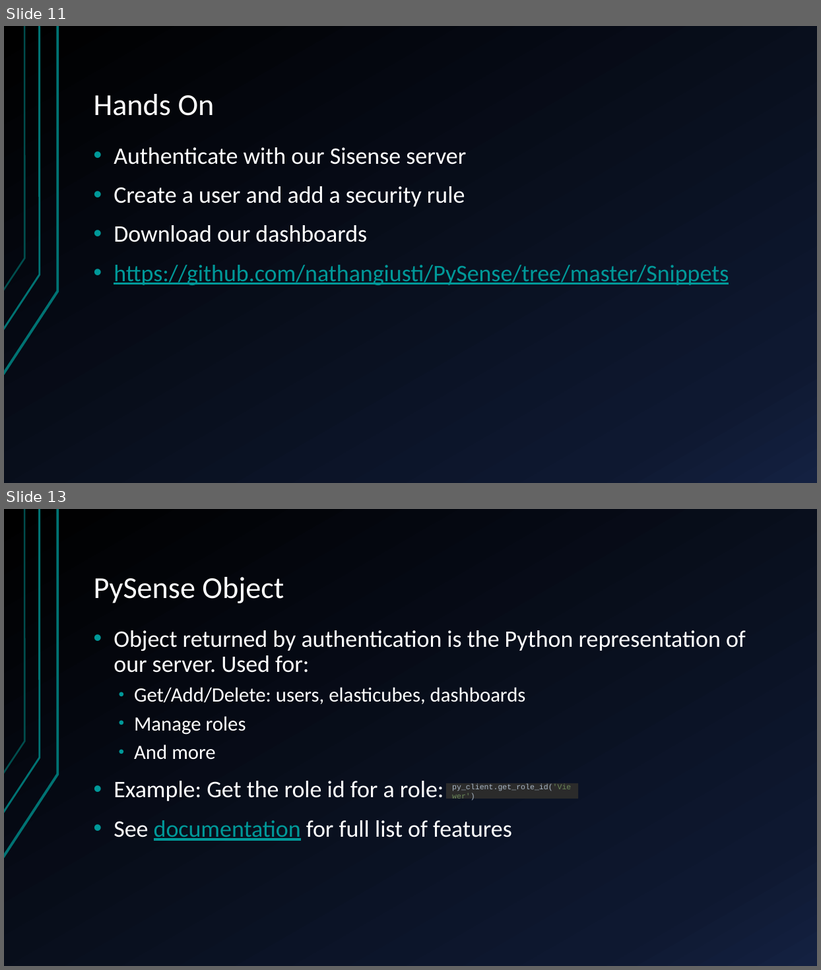
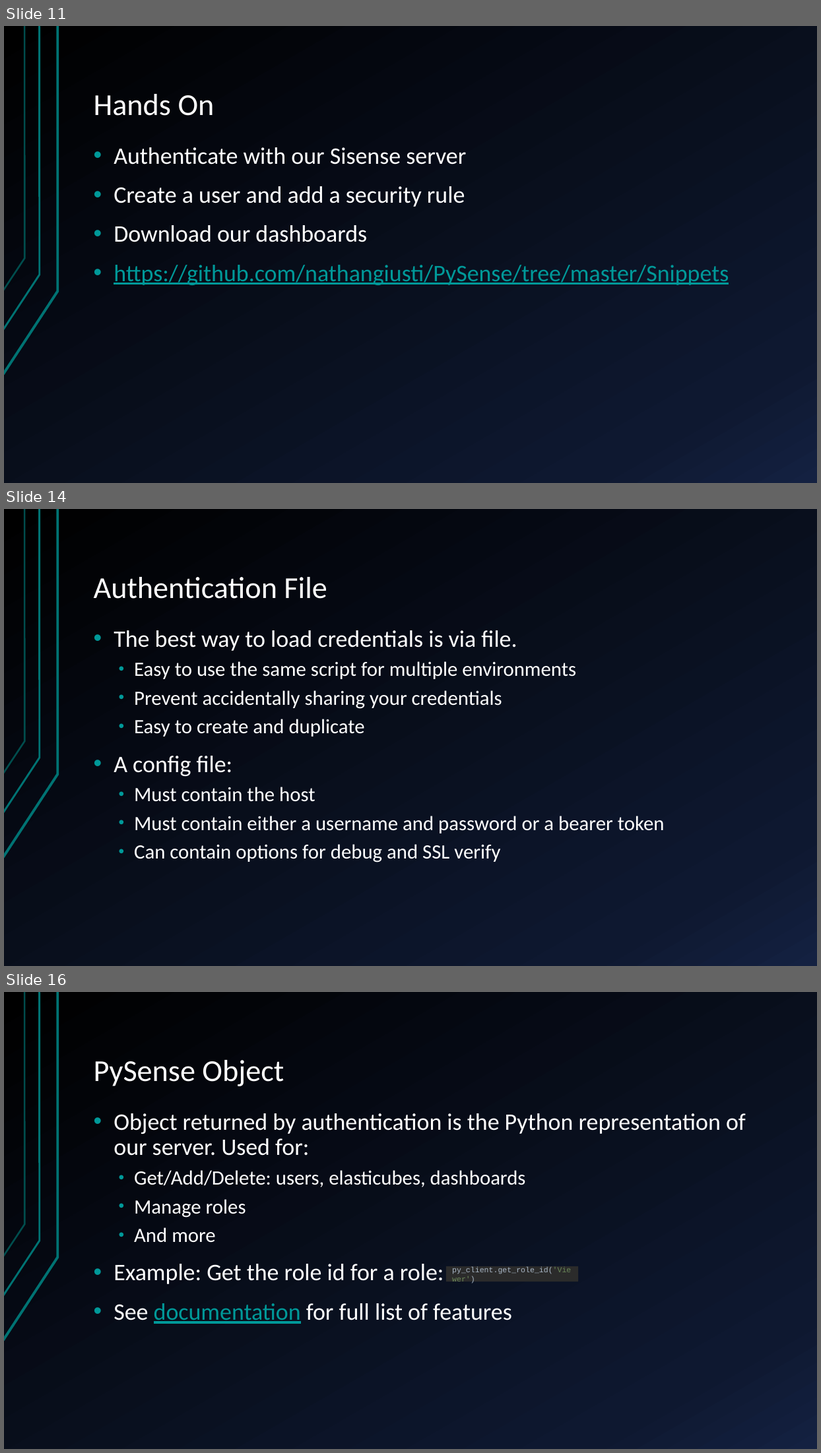
Before and after one commit to nathangiusti/PySense, a slide deck: PySenseTutorial.pptx. Shown one above the other, each under a label of ours: slides 11 and 13 before the commit, slides 11, 14 and 16 after it; the slides between them are not shown. The pictures are 821x970 and 821x1453 pixels, drawn with LibreOffice and Linux fonts; fonts in the diff are those of the drawing. Boxes give left, top, right and bottom in pixels: in the first picture for what was removed or moved away, otherwise in the second. Text is boxed around its words. In the diff, an @@ line names an element or a change of style, - is before the commit and + after.

Commit message:
V0.2.9 (#6)
- Additions
    - Authenticate by passing in a bearer token instead of having to provide username and password either inline or via config file

- Breaking changes
    - PyClient.PyClient() constructor should no longer be used. Instead use PyClient.authenticate_by_password or PyClient.authenticate_by_token
    - PyClient.authenticate_by_file is unchanged.
    - Authentication snippets and power points have been updated to reflect the new login procedure.

- Fixes
    - None

- Known Issues
    - REST API sometimes becomes responsive on Linux builds

```diff
--- a/PySenseTutorial.pptx
+++ b/PySenseTutorial.pptx
@@ slide 14 added at (4,509,817,966), background gradient #000000 to #0F1931 to #142242; not listed: 3 template elements that a slide beside it also shows @@
@@ title added at (94,577,327,599), 36 pt, text #FFFFFF @@
+Authentication File
@@ text added at (114,630,665,863), 24 pt, text #FFFFFF @@
+• The best way to load credentials is via file.
+  • Easy to use the same script for multiple environments
+  • Prevent accidentally sharing your credentials
+  • Easy to create and duplicate
+• A config file:
+  • Must contain the host
+  • Must contain either a username and password or a bearer token
+  • Can contain options for debug and SSL verify
@@ what was slide 13 is now slide 16 @@
```
Also in this commit, not shown: 1 slide changed, 2 other slides added, 15 other files.
